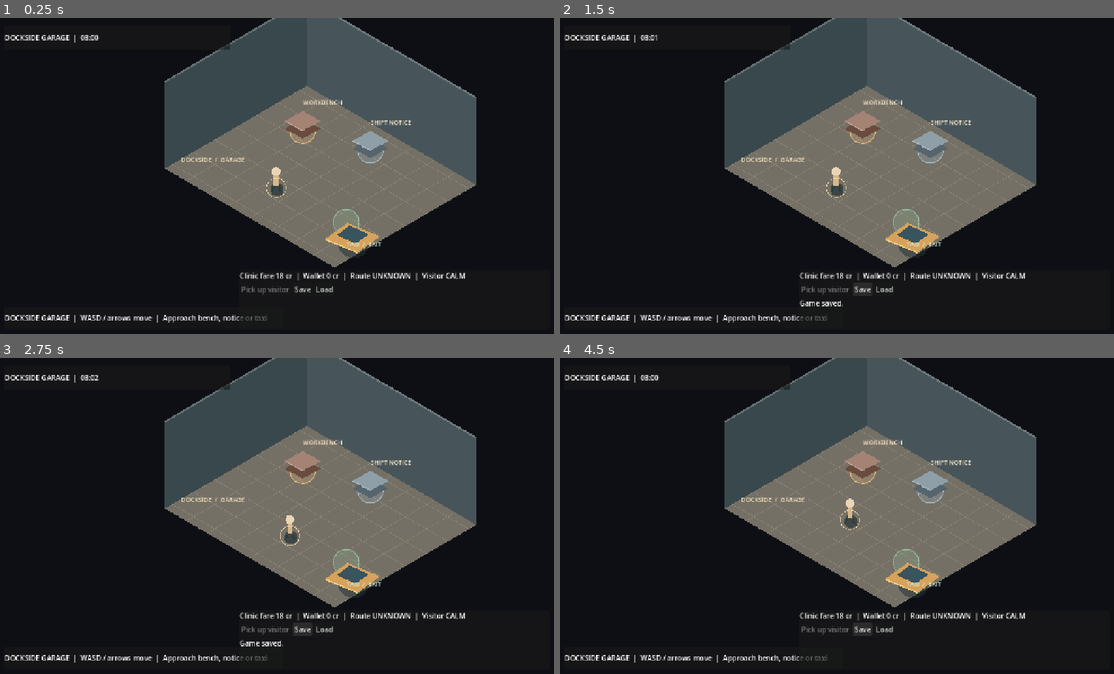
Above: before the commit, frames 1-4 (two rows, left to right).
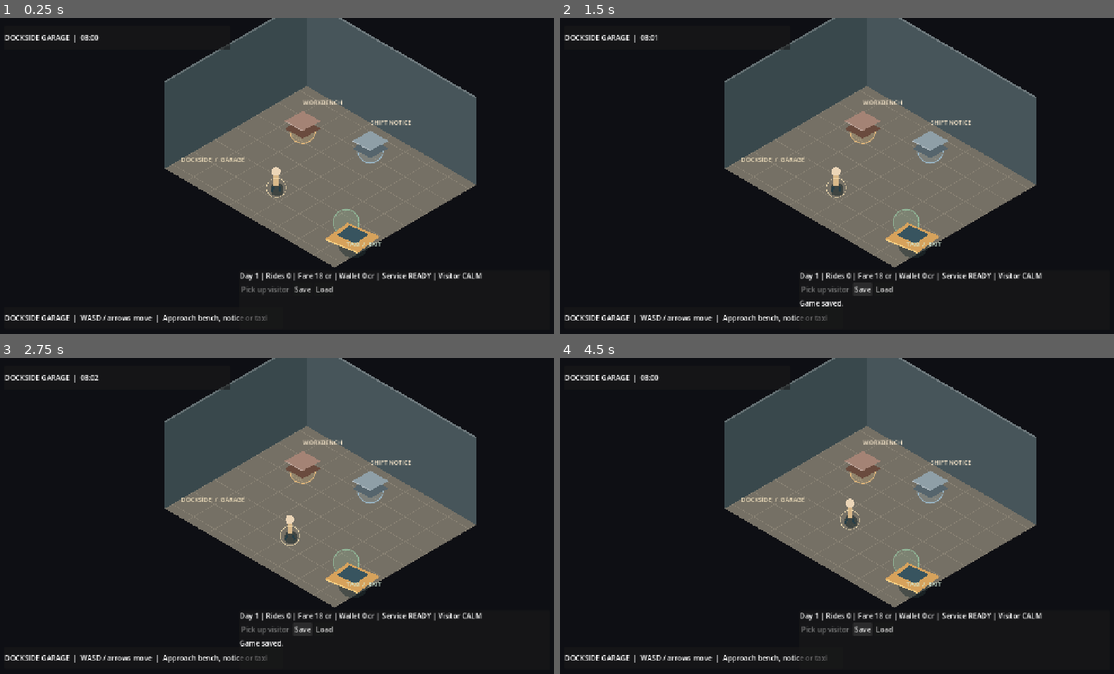
Above: after the commit, the same moments.

Repository: MohamedXIV/outsider-driver-2d
Game: Godot game, scene res://scenes/main.tscn
Two runs of this game, one before a commit and one after it. Both use one fixed random seed, a clock stepped at 60 frames per second and the inputs below.
Inputs:
- Up to frame 1 (0.25 s): no input
- Up to frame 2 (1.5 s): click "Load" at 0.5 s; click "Save" at 1.25 s
- Up to frame 3 (2.75 s): hold D from 2.03 s (still down); tap E at 2.1 s
- Up to frame 4 (4.5 s): release D at 2.78 s; hold S 2.78-3.53 s; tap E at 2.85, 3.8, 4.35 s; hold D 3.53-4.28 s; tap R at 3.6 s; hold W from 4.28 s (still down)

The runs differ from the first frame. In frame 1, 0.6% of the frame differs, in the area x 43-88%, y 80-84%; in frame 2, 0.6%; in frame 3, 0.6%; in frame 4, 0.6%.

Commit message:
P2.2: in-game return, garage service and another Ink ride

Diff:
--- a/scenes/main.tscn
+++ b/scenes/main.tscn
@@ -85,6 +85,10 @@
 text = "Each device reveals different information."
 autowrap_mode = 3
 
+[node name="Service" type="Button" parent="HUD/PrepPanel/PrepContent"]
+layout_mode = 2
+text = "Service taxi (6 cr)"
+
 [node name="PassengerPanel" type="PanelContainer" parent="HUD"]
 offset_left = 885.0
 offset_top = 82.0
@@ -171,6 +175,10 @@
 layout_mode = 2
 text = "Load"
 
+[node name="Return" type="Button" parent="HUD/RideBar/RideContent/Actions"]
+layout_mode = 2
+text = "Return to garage"
+
 [node name="Notice" type="Label" parent="HUD/RideBar/RideContent"]
 layout_mode = 2
 text = ""
--- a/scripts/main.gd
+++ b/scripts/main.gd
@@ -15,11 +15,13 @@
 @onready var _prep_panel: PanelContainer = $HUD/PrepPanel
 @onready var _prep_help: Label = $HUD/PrepPanel/PrepContent/PrepHelp
 @onready var _prep_detail: Label = $HUD/PrepPanel/PrepContent/PrepDetail
+@onready var _service_button: Button = $HUD/PrepPanel/PrepContent/Service
 @onready var _hint_label: Label = $HUD/HintPanel/HintLabel
 @onready var _pickup_button: Button = $HUD/RideBar/RideContent/Actions/Pickup
 @onready var _arrival_button: Button = $HUD/RideBar/RideContent/Actions/Arrived
 @onready var _save_button: Button = $HUD/RideBar/RideContent/Actions/Save
 @onready var _load_button: Button = $HUD/RideBar/RideContent/Actions/Load
+@onready var _return_button: Button = $HUD/RideBar/RideContent/Actions/Return
 
 const STORY_PATH: String = "res://stories/p1_probe.ink.json"
 const PRESENTATION_PREFS: String = "user://passenger_presentation.cfg"
@@ -34,6 +36,8 @@
 	$HUD/PrepPanel/PrepContent/PrepChoices/GPS.pressed.connect(_on_select_starter.bind("gps"))
 	$HUD/PrepPanel/PrepContent/PrepChoices/Translator.pressed.connect(_on_select_starter.bind("translator"))
 	$HUD/PrepPanel/PrepContent/PrepChoices/Radio.pressed.connect(_on_select_starter.bind("radio"))
+	_service_button.pressed.connect(_on_service)
+	_return_button.pressed.connect(_on_return_to_garage)
 	_pickup_button.pressed.connect(_on_pickup)
 	_arrival_button.pressed.connect(_on_arrived)
 	_save_button.pressed.connect(_on_save)
@@ -73,6 +77,9 @@
 	if event.keycode == KEY_R:
 		_restart()
 		return
+	if _session.phase == GameSession.RidePhase.COMPLETED and event.keycode == KEY_E:
+		_on_return_to_garage()
+		return
 	if _session.phase != GameSession.RidePhase.WAITING:
 		return
 	var movement: Vector2 = Vector2.ZERO
@@ -96,13 +103,18 @@
 func _interact_in_garage() -> void:
 	match _session.nearest_garage_station():
 		"workbench":
-			_notice = "Choose one working device on the bench."
+			if _session.service_due:
+				_on_service()
+			else:
+				_notice = "Choose one working device on the bench."
 		"noticeboard":
 			if _session.read_garage_notice():
 				_notice = "SHIFT NOTICE: The southern inspection arch is staffed after dusk."
 		"taxi":
 			if _session.starter_device.is_empty():
 				_notice = "Prepare one device at the workbench before departure."
+			elif _session.service_due:
+				_notice = "Service is due. Return to the workbench before driving."
 			else:
 				_on_pickup()
 	_refresh_ui()
@@ -124,6 +136,29 @@
 	if not _session.select_starter_device(device_id):
 		return
 	_notice = "Prepared %s. You can now take the fare." % device_id.to_upper()
+	_refresh_ui()
+
+
+func _on_service() -> void:
+	if not _session.service_vehicle():
+		return
+	_on_save()
+	_notice = "Paid %d cr garage upkeep/repair. Taxi ready." % GameSession.SERVICE_COST
+	_refresh_ui()
+
+
+func _on_return_to_garage() -> void:
+	if not _session.return_to_garage():
+		return
+	_ink = null
+	_passenger_label.text = ""
+	_portrait.set_expression("neutral")
+	_camera.position = Vector2.ZERO
+	_camera.zoom = Vector2.ONE
+	if OS.has_feature("web"):
+		JavaScriptBridge.eval("document.documentElement.dataset.inkReady='false'", true)
+	_on_save()
+	_notice = "Back at the garage. Visit the workbench for upkeep before your next shift."
 	_refresh_ui()
 
 
@@ -185,7 +220,9 @@
 		return
 	var choosing_arrival: bool = _ink.current_frame().get("tags", []).has("arrival:offer")
 	var result: Dictionary = _ink.choose(index)
-	var event_id: String = "first-ride:arrival-choice" if choosing_arrival else "first-ride:passenger-choice"
+	var ride_number: int = _session.completed_rides + 1
+	var event_id: String = "ride:%d:arrival-choice" % ride_number if choosing_arrival else \
+			"ride:%d:passenger-choice" % ride_number
 	_session.apply_story_tags(event_id, result["tags"])
 	_show_ink(result)
 	if result["tags"].has("fact:docks-route"):
@@ -221,7 +258,7 @@
 func _on_load() -> void:
 	var payload: Dictionary = RideSave.load()
 	if payload.is_empty():
-		_notice = "No valid v3 save exists."
+		_notice = "No valid v4 save exists."
 		_refresh_ui()
 		return
 	var restored: GameSession = GameSession.new()
@@ -249,12 +286,16 @@
 	var at_taxi: bool = _session.near_garage_station("taxi")
 	_prep_panel.visible = in_garage and at_bench
 	var device_chosen: bool = not _session.starter_device.is_empty()
-	_prep_help.text = "Equipment locked for this shift." if device_chosen else "One working device. Choose before taking your first passenger."
+	_prep_help.text = "Upkeep due: %d cr. Press E or Service taxi." % GameSession.SERVICE_COST if _session.service_due else \
+			("Equipment locked. Ready for the taxi." if device_chosen else "Choose one starter device before your first fare.")
 	_prep_detail.text = _starter_information()
+	_service_button.visible = _session.service_due
+	_service_button.disabled = not at_bench or _session.credits < GameSession.SERVICE_COST
 	for button in $HUD/PrepPanel/PrepContent/PrepChoices.get_children():
 		(button as Button).disabled = device_chosen or not at_bench
 	_pickup_button.visible = _session.phase == GameSession.RidePhase.WAITING
-	_pickup_button.disabled = not device_chosen or not at_taxi
+	_pickup_button.disabled = not device_chosen or not at_taxi or _session.service_due
+	_return_button.visible = _session.phase == GameSession.RidePhase.COMPLETED
 	var arrival_offered: bool = _ink != null and _ink.current_frame().get("tags", []).has("arrival:offer")
 	_arrival_button.visible = _session.phase == GameSession.RidePhase.ARRIVED and not arrival_offered
 	_passenger_panel.visible = _session.phase == GameSession.RidePhase.TRAVELING \
@@ -267,27 +308,35 @@
 			"NIGHT SHIFT | %s | %02d:%02d" % [status_text, minute_of_day / 60, minute_of_day % 60]
 	var route_hint: String = "KNOWN" if _session.known_facts.has("docks-route") else "UNKNOWN"
 	var passenger_hint: String = "WATCHFUL" if _session.suspicion > 0 else "CALM"
-	_ride_state.text = "Clinic fare %d cr  |  Wallet %d cr  |  Route %s  |  Visitor %s" % [
-		GameSession.FARE_CREDITS, _session.credits, route_hint, passenger_hint
+	var service_hint: String = "%d cr due" % GameSession.SERVICE_COST if _session.service_due else "READY"
+	_ride_state.text = "Day %d | Rides %d | Fare %d cr | Wallet %d cr | Service %s | Visitor %s" % [
+		_session.day_number(), _session.completed_rides, GameSession.FARE_CREDITS,
+		_session.credits, service_hint, passenger_hint
 	]
 	if in_garage:
 		match _session.nearest_garage_station():
 			"workbench":
-				_hint_label.text = "WORKBENCH  |  Choose equipment  |  WASD move  |  E inspect"
+				_hint_label.text = "WORKBENCH | E pay %d cr upkeep/repair" % GameSession.SERVICE_COST if _session.service_due else \
+						"WORKBENCH | Choose starter equipment | WASD move"
 			"noticeboard":
 				_hint_label.text = "SHIFT NOTICE  |  E read notice  |  WASD move"
 			"taxi":
-				_hint_label.text = "TAXI DOOR  |  E begin fare (after prep)  |  WASD move"
+				_hint_label.text = "TAXI DOOR | Service required at workbench" if _session.service_due else \
+						"TAXI DOOR | E begin fare | WASD move"
 			_:
 				_hint_label.text = "DOCKSIDE GARAGE  |  WASD / arrows move  |  Approach bench, notice or taxi"
+	elif _session.phase == GameSession.RidePhase.COMPLETED:
+		_hint_label.text = "FARE SETTLED | Return to garage (E) to start another day"
 	else:
 		_hint_label.text = _starter_information()
 	_notice_label.text = _notice
 	if OS.has_feature("web"):
 		var phase_name: String = status_text.to_lower()
-		var web_state: String = "Object.assign(document.documentEl …(63 unchanged characters)… ,garageStation:'%s',noticeRead:'%s',ridePhase:'%s',rideCredits:'%d',rideSuspicio …(121 unchanged characters)…
+		var web_state: String = "Object.assign(document.documentEl …(63 unchanged characters)… ,garageStation:'%s',noticeRead:'%s',rideCount:'%d',dayNumber:'%d',serviceDue:'%s',serviceCount:'%d',ridePhase:'%s',rideCredits:'%d',rideSuspicio …(121 unchanged characters)…
 			_session.starter_device, _session.garage_position.x, _session.garage_position.y,
-			_session.nearest_garage_station(), str(_session.known_facts.has("notice:inspection-shift")).to_lower(), phase_name, _session.credits, _session.suspicion, _session.known_facts.size(),
+			_session.nearest_garage_station(), str(_session.known_facts.has("notice:inspection-shift")).to_lower(),
+			_session.completed_rides, _session.day_number(), str(_session.service_due).to_lower(),
+			_session.service_count, phase_name, _session.credits, _session.suspicion, _session.known_facts.size(),
 			_session.world_minutes, str(_passenger_panel.visible).to_lower(),
 			str(_choice_panel.visible).to_lower(),
 			_ink.current_frame().get("choices", []).size() if _ink != null else 0,
